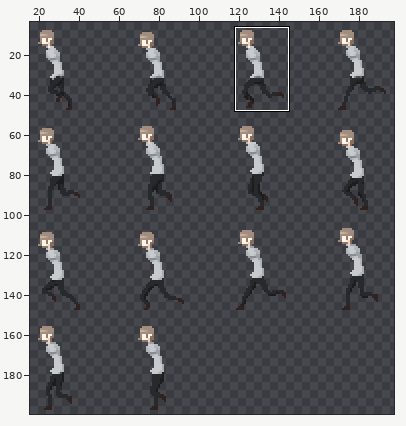
Sprite sheet: Assets/Animation/Sprite/Selma/Shot_Run.png. The first picture is a wide view before the edit; the outline marks the close-up.
Close-up. Old version:
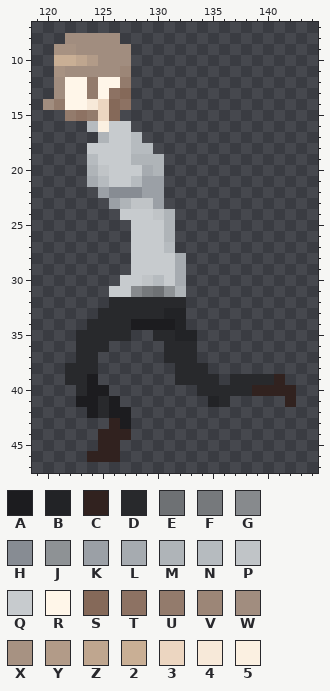
The file is 200x200 pixels. Colours within 5 levels of each other are drawn and written as one. Shown: x 119..144, y 7..47. The wide view leaves out empty margins. The commit also changed other parts of the picture, which this record leaves out.
Palette (. is transparent): A #1c1c1f  B #222326  C #31221f  D #28292c  E #6e7174  F #76797c  G #878a8d  H #878c93  J #8e9295  K #9ba0a6  L #a6abb0  M #afb4b8  N #b6bbbf  P #c0c4c7  Q #c7cbce  R #fff6e9  S #856959  T #8d7263  U #937b6c  V #9c8677  W #a18d7f  X #a79282  Y #b29b88  Z #bfa68f  2 #c9af95  3 #ecd6c1  4 #f7e9d9  5 #fbf0e1
Pixels before, first column x 120:
 8 ..WWWWW................
 9 .XXWWWWW...............
10 .22ZYWWW...............
11 .XWWWWWV...............
12 .WRRURRU...............
13 .WRRURTS...............
14 WURR43ST...............
15 ..UTU3S................
16 ....N5QQ...............
17 .....MQQN..............
18 ....QQQQNN.............
19 ....NQQQMMM............
20 ....MPQQQLM............
21 ....LNQQNKK............
22 .....KHHHKK............
23 ......KMPPK............
24 .......QQQPM...........
25 ........QQQM...........
26 ........QQQM...........
27 ........QQQN...........
28 ........QQQQL..........
29 ........QQQQL..........
30 .......QQPNQL..........
31 ......QQGFEJM..........
32 ......DDDDDDD..........
33 .....DDDDDDBB..........
34 ....DDDDAAAAB..........
35 ...DDDDD..DDBB.........
36 ...DDD.....DDD.........
37 ...DD......DDD.........
38 ..DDD.......DDD........
39 ..DDA.......DDDD.DDDDC.
40 ...DAA........DDDDDCCCC
41 ...AADA........BD.....C
42 ....ADAA...............
43 ......CA...............
44 .....CCC...............
45 .....CC................
46 ....CCC................
And afterwards:
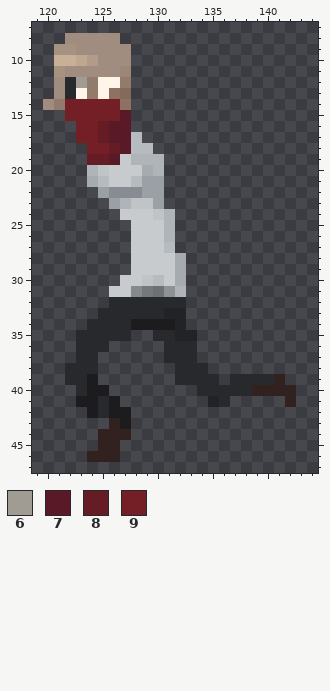
Colours new in this view: 6 #a19c93  7 #591926  8 #661c25  9 #731f25
The edit:
{"y":12,"x":122,"old":"RR","new":"D6"}
{"y":13,"x":122,"old":"R","new":"D"}
{"y":14,"x":122,"old":"RR43S","new":"99999"}
{"y":15,"x":122,"old":"UTU3S.","new":"999997"}
{"y":16,"x":123,"old":".N5QQ","new":"99877"}
{"y":17,"x":123,"old":"..MQQ","new":"99877"}
{"y":18,"x":124,"old":"QQQQ","new":"9987"}
{"y":19,"x":124,"old":"NQQ","new":"887"}
{"label":"changed","picture_box":[65,77,131,165]}
